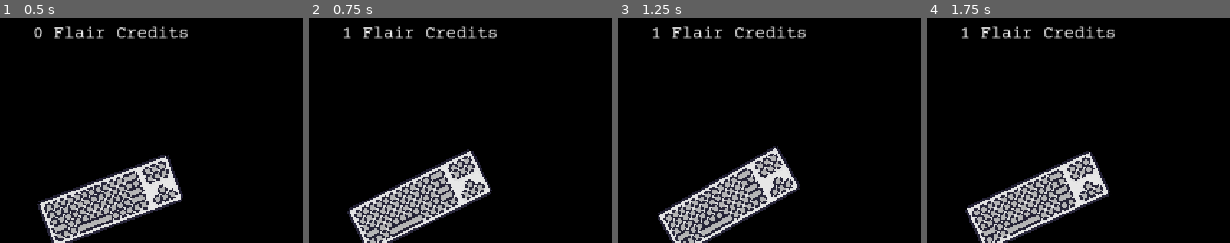
Above: before the commit, frames 1-4 (left to right).
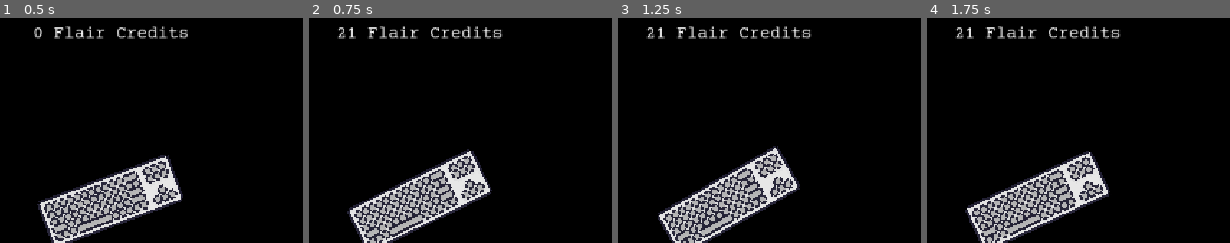
Above: after the commit, the same moments.

Repository: MadAvidCoder/CodeClicker
Game: Godot game, scene res://main.tscn
Same seed, same stepped clock (60 frames per second), same inputs: the game is played once before the commit and once after it.
Inputs (mouse positions are % of the whole screen's width and height, from its top left):
- Up to frame 1 (0.5 s): no input
- Up to frame 2 (0.75 s): click (18, 54) at 0.5 s
- Up to frame 3 (1.25 s): no input
- Up to frame 4 (1.75 s): click (18, 54) at 1.25 s
The pictures show only the part of the screen within x 0-50%, y 13-63%; the shares and areas given below are measured in that part.

Frame 1 is identical in both runs. In frame 2, 1.8% of the frame differs, in the area x 9-65%, y 3-10%; in frame 3, 1.8%; in frame 4, 1.8%.

Commit message:
Add cursors and 'hack' simulator
Added cursor upgrades, and a fake hacking simulator which types out random lines of text in the backgruond

Diff:
--- /dev/null
+++ b/code_scroller.gd
@@ -0,0 +1,103 @@
+extends Control
+
+var code_lines = [
+	"$  for (int i = 0; i < 256; i++) { buffer[i] = decrypt(input[i], key + i); // Decrypt buffer with rolling key }",
+	"$  if (flag == true && is_admin(user)) { log_access(user, timestamp); send_alert('admin login'); }",
+	"$  def hack_the_system(username, password, ip_address, port): # Attempt remote exploit and log results",
+	"$  while (connection.is_active() and retries < MAX_RETRIES) { send_ping(); await_response(); sleep(2); }",
+	"$  console.log('Access granted: ' + user_id + ', session token: ' + session.token()); // Log on success",
+	"$  # TODO: Refactor this method to support multi-threading and asynchronous callback handling",
+	"$  sudo rm -rf / --no-preserve-root; echo 'System wipe initiated by user ' + admin_name",
+	"$  let x = Math.random() * Math.floor((Date.now() % 1000) / 2); processValue(x, 'randomizer')",
+	"$  public static void main(String[] args) { System.out.println('System Boot: ' + LocalDateTime.now()); }",
+	"$  echo 'HAXXORZ! File transfer started at '$(date)'; uploading to remote server: 192.168.1.99'",
+	"$  try { connect(server_ip, port); authenticate(token, 'elevated'); } catch (e) { log_error(e); }",
+	"$  class EliteHacker extends SuperUser { override fun exploit(target: Device) = target.openPort(22); }",
+	"$  import os, sys; os.system('python3 run_attack.py --target ' + sys.argv[1])",
+	"$  var password = 'hunter2'; var salt = generate_salt(); store_hash(hash(password, salt), user_id)",
+	"$  # Begin brute force: for pw in pw_list: if try_login(user, pw): log_success(user, pw)",
+	"$  scp /var/log/syslog admin@192.168.1.253:/home/admin/backups/syslog_$(date +%s).gz",
+	"$  SELECT username, password_hash FROM users WHERE last_login > NOW() - INTERVAL '24 HOURS';",
+	"$  nmap -A -T4 -p 1-65535 -oN scan_results.txt --script vuln 10.0.0.0/24",
+	"$  sshpass -p 'hunter2' ssh -o StrictHostKeyChecking=no root@10.10.10.10 'shutdown -h now'",
+	"$  # Loop through all open ports and attempt to fingerprint running services for exploit candidates",
+	"$  curl -s -H 'Authorization: Bearer $TOKEN' https://api.internal.net/v2/records | jq '.items[]'",
+	"$  grep --color -E 'ERROR|FAIL|DENIED' /var/log/auth.log | tee /tmp/auth_errors.txt",
+	"$  printf 'Exploit complete. Total time: %d seconds >> /tmp/exploit_log.txt",
+	"$  python3 scan_and_infect.py --network 172.16.0.0/16 --mode=stealth --report=infected_hosts.log",
+	"$  # This script will attempt to escalate privileges and report the outcome to the central logging server",
+	"$  find /etc -type f -name '*.conf' -exec cat {} + | grep -i 'password' > /tmp/config_passwords.txt",
+	"$  export SESSION_ID=$(openssl rand -hex 32); echo 'Session created: '$SESSION_ID",
+	"$  tail -f /var/log/secure | awk '{if($3==\"sshd\") print $0;}' | tee /tmp/ssh_activity.log",
+	"$  if (os.name == 'posix') { subprocess.call(['chmod', '+x', '/usr/local/bin/hacktool']) }",
+	"$  while read line; do echo \"$line\" | base64 --decode >> /tmp/decoded_data.txt; done < encoded.txt",
+	"$  // Scan for open endpoints and log every response time for statistical anomaly detection",
+	"$  perl -e 'use Socket;$i=\"10.0.0.5\";$p=31337;socket(S,PF_INET,SOCK_STREAM,getprotobyname(\"tcp\"));'",
+	"$  netstat -an | grep 'LISTEN' | awk '{print $4, $6}' > /tmp/open_ports.txt",
+	"$  # Automated backup: tar -czvf /backup/config_$(date +%Y%m%d).tar.gz /etc /var/www /opt"
+]
+
+var display_lines = []
+var typing_line = ""
+var typing_index = 0
+var line_delay = 0.1
+var max_display_lines = 26
+var code_color = Color(0.2, 1.0, 0.3)
+var bg_color = Color(0.02, 0.06, 0.08)
+var typing = false
+var time_since = 0
+
+@onready var label: Label = $Label
+
+func _ready():
+	label.text = ""
+	label.modulate = code_color
+	label.size_flags_horizontal = Control.SIZE_EXPAND_FILL
+	label.size_flags_vertical = Control.SIZE_EXPAND_FILL
+	label.set_anchors_preset(Control.PRESET_FULL_RECT)
+
+	_start_new_typing_line()
+	typing = true
+
+
+func _draw():
+	draw_rect(Rect2(Vector2.ZERO, size), bg_color, true)
+
+func _start_new_typing_line():
+	typing_line = code_lines[randi() % code_lines.size()]
+	typing_index = 0
+
+func _finish_line():
+	display_lines.append(typing_line)
+	typing_index = 0
+	if display_lines.size() > max_display_lines:
+		display_lines.pop_front()
+	_update_label()
+
+func _update_label():
+	var to_show = ""
+	for l in display_lines:
+		to_show += l + "\n"
+	to_show += typing_line.substr(0, typing_index)
+	label.text = to_show
+
+func _process(delta):
+	label.size = size
+	queue_redraw()
+
+	time_since += randf_range(0.6, 1) * delta
+	if typing:
+		if time_since > 0.02:
+			time_since = 0
+			if typing_index < typing_line.length() and typing_index < 93:
+				typing_index += 2
+				_update_label()
+			else:
+				_finish_line()
+				typing = false
+				time_since = 0
+	else:
+		if time_since > 0.06:
+			time_since = 0
+			typing = true
+			_start_new_typing_line()
--- a/main.gd
+++ b/main.gd
@@ -444,7 +444,7 @@
 		{
 			"id": "hacker_theme",
 			"name": "Hacker Theme",
-			"cost": 20,
+			"cost": 12,
 			"description": "A top-secret hacker den background. Only for the elite.",
 			"preview": "hacker_theme.png"
 		}
@@ -458,13 +458,6 @@
 			"preview": "terminal_block.png"
 		},
 		{
-			"id": "rainbow_cursor",
-			"name": "Rainbow Cursor",
-			"cost": 4,
-			"description": "A cursor that cycles through all the colors of the rainbow.",
-			"preview": "rainbow_cursor.gif"
-		},
-		{
 			"id": "neon_pointer",
 			"name": "Neon Code Pointer",
 			"cost": 5,
@@ -474,7 +467,7 @@
 		{
 			"id": "golden_cursor",
 			"name": "Golden Cursor",
-			"cost": 15,
+			"cost": 8,
 			"description": "A shimmering golden cursor for the ultimate coder.",
 			"preview": "golden_cursor.gif"
 		}
@@ -530,7 +523,7 @@
 var recent_clicks_timestamps = []
 var recent_lines_timestamps = []
 
-var flair_credits = 0
+var flair_credits = 20
 var power = 1
 var clicks = 0
 var score = 0
@@ -562,6 +555,8 @@
 @onready var matrix_rain = $MatrixTexture
 @onready var matrix_generator = $MatrixViewport/MatrixRain
 @onready var crt_background = $CRTBackground
+@onready var code_scoller = $CodeScroller
+@onready var neon_tex
 
 func _ready():
 	for ach in achievements:
@@ -663,6 +658,7 @@
 			matrix_rain.hide()
 			matrix_generator.timer.stop()
 			crt_background.hide()
+			code_scoller.hide()
 			match what:
 				"Binary Snowfall":
 					zero_particles.emitting = true
@@ -676,8 +672,22 @@
 					matrix_generator.timer.start()
 				"Retro CRT":
 					crt_background.show()
-				_:
-					print("uknown background: " + what)
-		"cursor": print("unknown costmetic: " + what)
+				"Hacker Theme":
+					code_scoller.show()
+					code_scoller.display_lines = []
+					code_scoller.typing_index = 0
+					code_scoller.typing = true
+					code_scoller._update_label()
+		"cursor":
+			match what:
+				"Terminal Block": set_terminal_block_cursor()
+				"Neon Code Pointer": Input.set_custom_mouse_cursor(load("res://neon_cursor.png"))
+				"Golden Cursor": Input.set_custom_mouse_cursor(load("res://gold.png"))
 		"click_effect": print("unknown costmetic: " + what)
 		"sound_pack": print("unknown costmetic: " + what)
+
+func set_terminal_block_cursor():
+	var image = Image.create(16, 24, false, Image.FORMAT_RGBA8)
+	image.fill(Color(0.2, 1.0, 0.4, 1.0))
+	var tex = ImageTexture.create_from_image(image)
+	Input.set_custom_mouse_cursor(tex)
--- a/main.tscn
+++ b/main.tscn
@@ -1,10 +1,11 @@
-[gd_scene load_steps=19 format=3 uid="uid://cptlju1gnm5mp"]
+[gd_scene load_steps=20 format=3 uid="uid://cptlju1gnm5mp"]
 
 [ext_resource type="Texture2D" uid="uid://diopqt72p3ruh" path="res://keyboard.png" id="1_0xm2m"]
 [ext_resource type="Script" uid="uid://dwi0lut8phaek" path="res://main.gd" id="1_h2yge"]
 [ext_resource type="PackedScene" uid="uid://bh3guruokncf6" path="res://matrix.tscn" id="2_dg77c"]
 [ext_resource type="BitMap" uid="uid://bxin2asb7nbj0" path="res://keyboard_map.png" id="2_h2yge"]
 [ext_resource type="Texture2D" uid="uid://7cd601pdlh3p" path="res://one.png" id="3_efxa6"]
+[ext_resource type="Script" uid="uid://bf718qmkbpj1n" path="res://code_scroller.gd" id="3_ycdy4"]
 [ext_resource type="Script" uid="uid://b3f21sr2ldxmy" path="res://texture_button.gd" id="4_1bvp3"]
 [ext_resource type="FontFile" uid="uid://d1o7fr6w7chnu" path="res://CourierPrime-Bold.ttf" id="5_272bh"]
 [ext_resource type="Script" uid="uid://d31pji8vuw1f6" path="res://achievement_display.gd" id="6_5vw27"]
@@ -76,6 +77,28 @@
 offset_right = 1109.0
 offset_bottom = 688.0
 color = Color(0.0666667, 0.0901961, 0.0666667, 1)
+
+[node name="CodeScroller" type="Control" parent="."]
+visible = false
+anchors_preset = 0
+offset_right = 1152.0
+offset_bottom = 648.0
+script = ExtResource("3_ycdy4")
+
+[node name="Label" type="Label" parent="CodeScroller"]
+layout_mode = 1
+anchors_preset = 15
+anchor_right = 1.0
+anchor_bottom = 1.0
+grow_horizontal = 2
+grow_vertical = 2
+theme_override_fonts/font = ExtResource("10_efxa6")
+
+[node name="ColorRect" type="ColorRect" parent="CodeScroller"]
+layout_mode = 0
+offset_right = 1152.0
+offset_bottom = 648.0
+color = Color(0, 0, 0, 0.556863)
 
 [node name="MatrixTexture" type="TextureRect" parent="."]
 visible = false
--- a/scanlines.gdshader
+++ b/scanlines.gdshader
@@ -20,7 +20,7 @@
 	vec2 uv = centered_uv * 0.5 + 0.5;
 
     if (uv.x < 0.0 || uv.x > 1.0 || uv.y < 0.0 || uv.y > 1.0) {
-        COLOR = vec4(0.0, 0.0, 0.0, 1.0);
+        COLOR = vec4(0.0, 0.0, 0.0, 0.0);
     } else {
         vec3 base_col = background_green;
         float scanline_phase = TIME * scanline_speed;
Not shown, added: code_scroller.gd.uid
Binary file added: gold.png
Not shown, added: gold.png.import
Binary file added: neon_cursor.png
Not shown, added: neon_cursor.png.import
